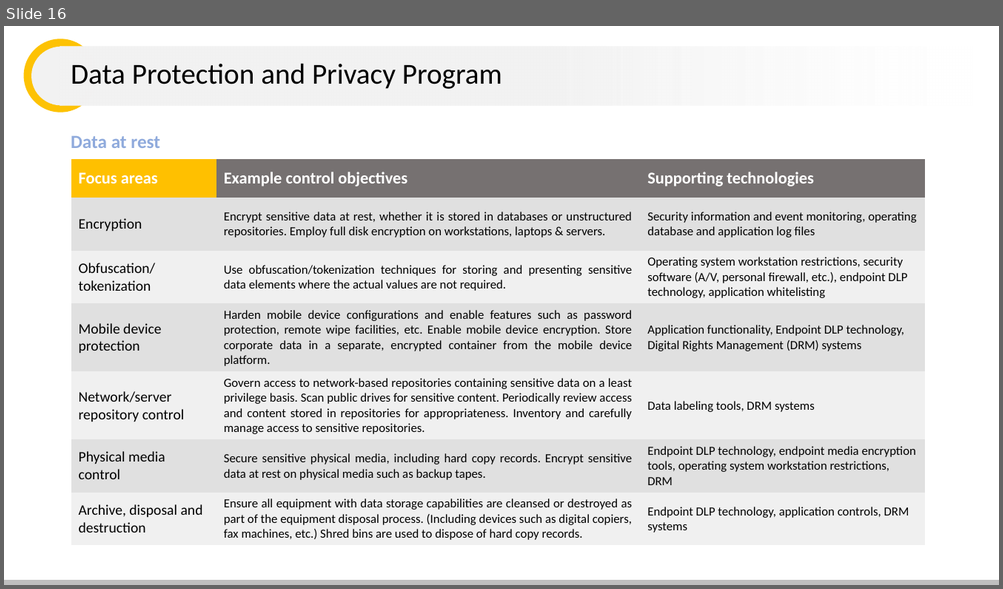
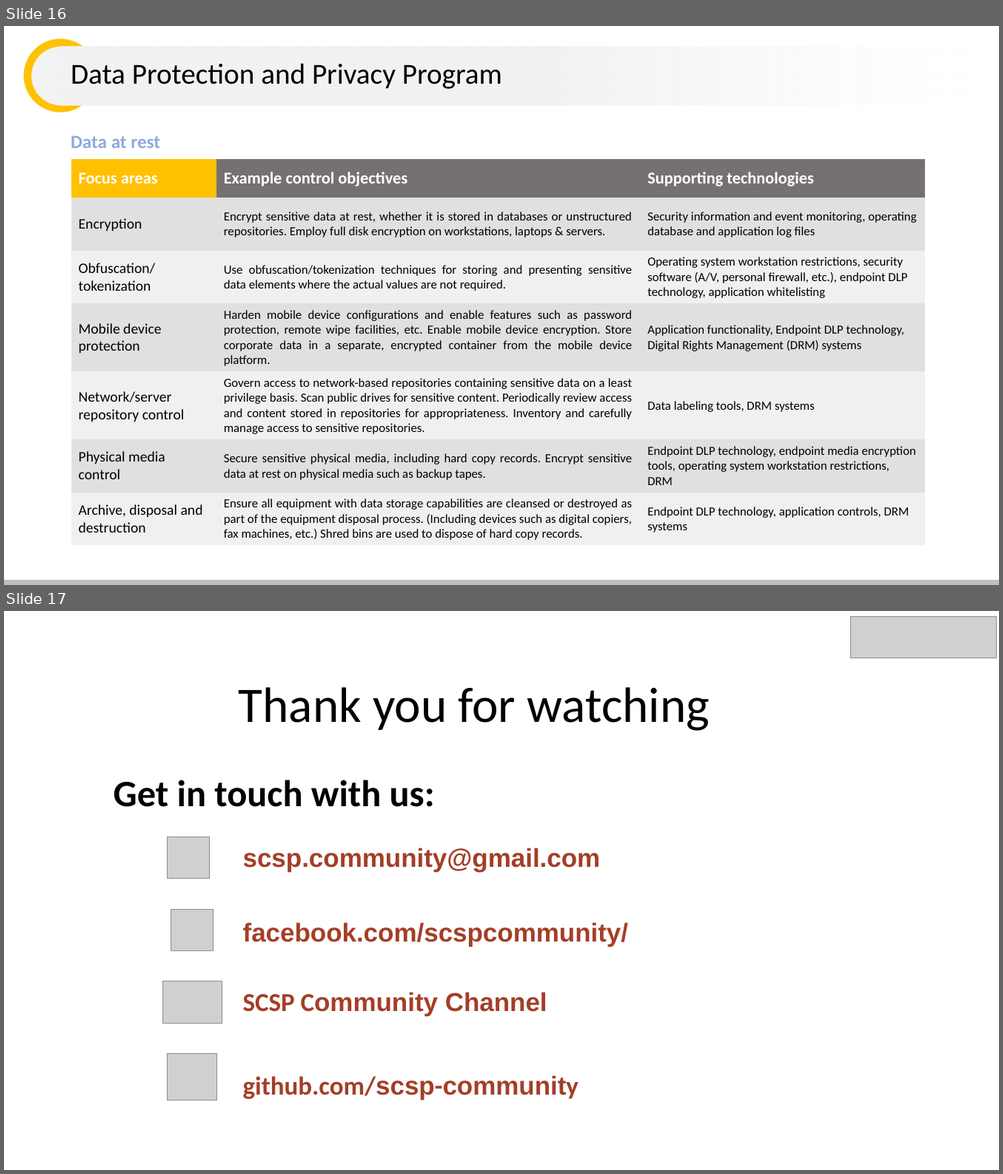
Before and after one commit to scspcommunity/Cyber-Sec-Resources, a slide deck: Data Protection and Privacy v2.0.pptx. Shown one above the other, each under a label of ours: slide 16 before the commit, slides 16 and 17 after it. The pictures are 1003x589 and 1003x1174 pixels, drawn with LibreOffice and Linux fonts; fonts in the diff are those of the drawing; grey boxes stand for pictures; background and template pictures are left out. Boxes give left, top, right and bottom in pixels: in the first picture for what was removed or moved away, otherwise in the second. Text is boxed around its words. In the diff, an @@ line names an element or a change of style, - is before the commit and + after.

```diff
--- a/Data Protection and Privacy v2.0.pptx
+++ b/Data Protection and Privacy v2.0.pptx
@@ slide 17 added at <box>4,611,999,1170</box>, background picture (left out) @@
@@ picture added at <box>850,616,996,658</box> @@
@@ title added at <box>239,687,709,731</box>, 48 pt, text #000000 @@
+Thank you for watching
@@ text added at <box>114,780,435,807</box>, 36 pt, text #000000, bold @@
+Get in touch with us:
@@ picture added at <box>168,837,209,879</box> @@
@@ text added at <box>243,848,600,872</box>, 25 pt, text #A43E27, bold @@
+scsp.community@gmail.com
@@ picture added at <box>171,909,213,951</box> @@
@@ text added at <box>243,923,628,946</box>, 25 pt, text #A43E27, bold @@
+facebook.com/scspcommunity/
@@ picture added at <box>162,982,221,1024</box> @@
@@ text added at <box>243,992,547,1017</box>, 25 pt, text #A43E27, bold @@
+SCSP Community Channel
@@ picture added at <box>168,1054,216,1100</box> @@
@@ text added at <box>243,1076,578,1101</box>, 25 pt, text #A43E27, bold @@
+github.com/scsp-community
```
Also in this commit, not shown: 1 slide changed, 1 slide removed.
